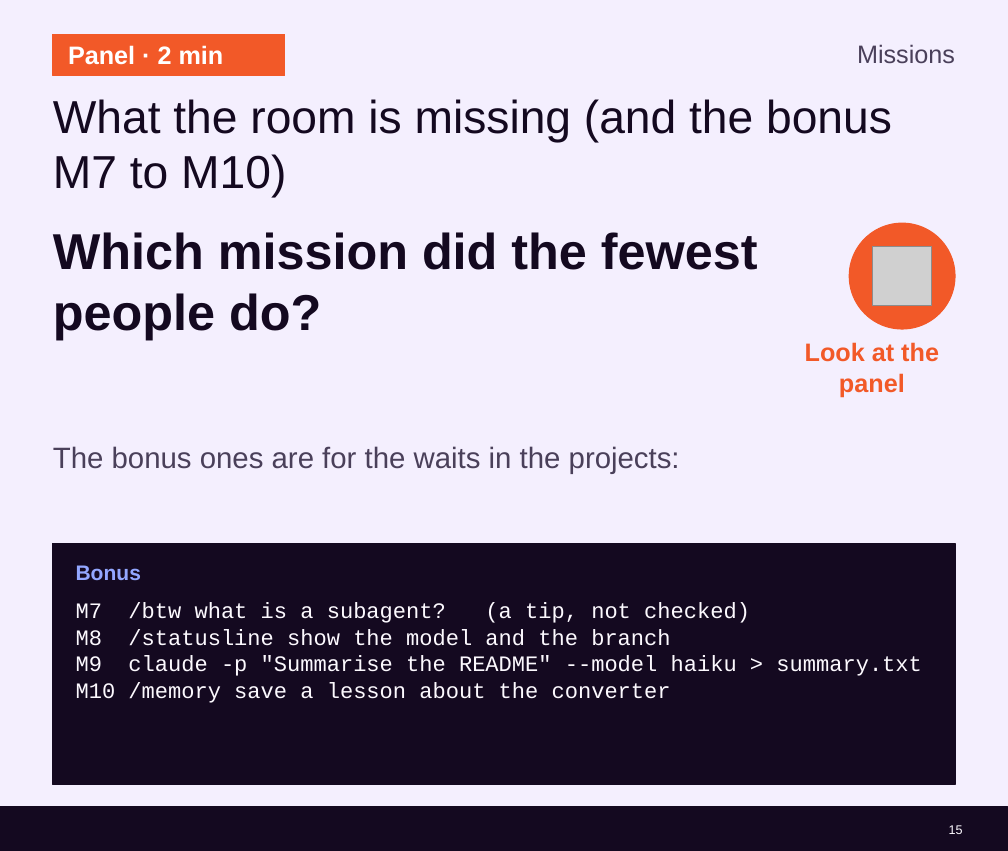
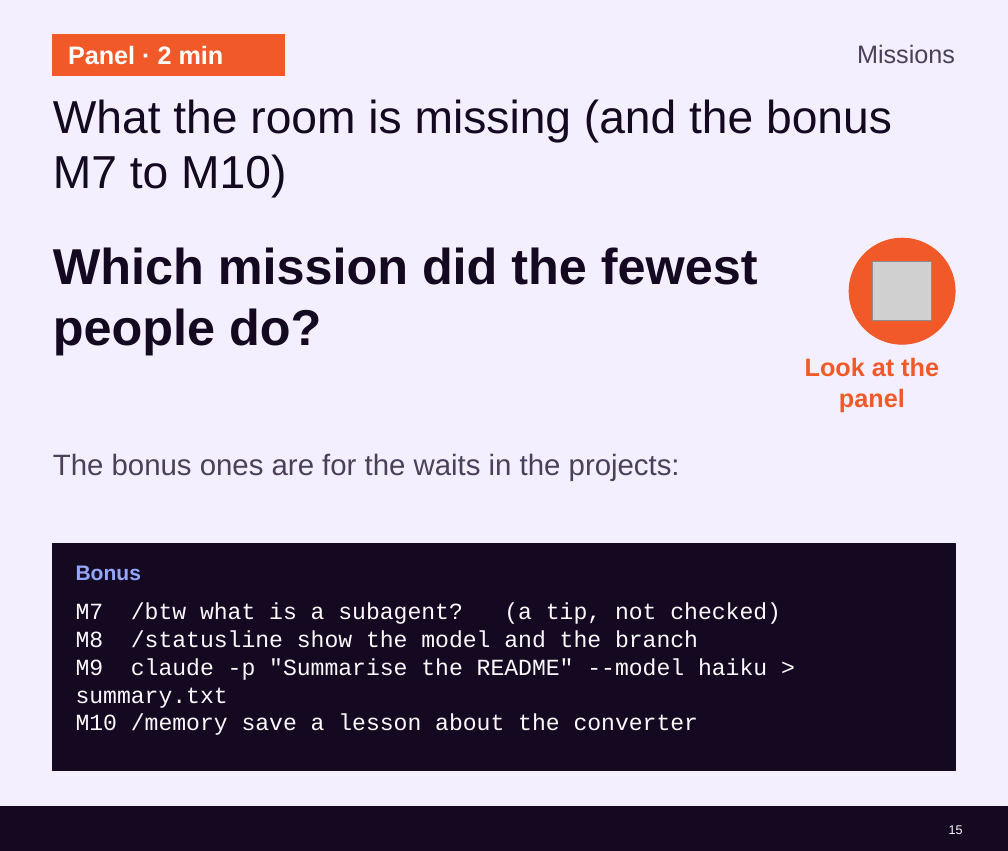
Before and after one commit to cx-guilherme-pinto/workshop-claude, a slide deck: slide 15 of slides/workshop-v2.en.pptx. Drawn at 1008x851 pixels with LibreOffice and Linux fonts; fonts in the diff are those of the drawing; grey boxes stand for pictures; background and template pictures are left out. Boxes give left, top, right and bottom in pixels: in the first picture for what was removed or moved away, otherwise in the second. Text is boxed around its words. In the diff, an @@ line names an element or a change of style, - is before the commit and + after.

```diff
--- a/slides/workshop-v2.en.pptx
+++ b/slides/workshop-v2.en.pptx
@@ 2 texts, 1 picture, 1 ellipse: place and size @@
-2 texts, 1 picture, 1 ellipse at (53,223,955,397)
+2 texts, 1 picture, 1 ellipse at (53,238,955,412)
@@ text "The bonus ones are for ...": place and size @@
-text "The bonus ones are for ..." at (53,446,680,474)
+text "The bonus ones are for ..." at (53,453,680,481)
@@ rectangle: place and size @@
-rectangle at (53,544,955,783)
+rectangle at (53,544,955,771)
@@ text "M7 /btw what is a ..." at (76,603,781,735): size 21 to 22 pt @@
```
Also in this commit, not shown: 12 other slides changed, 45 other files.
